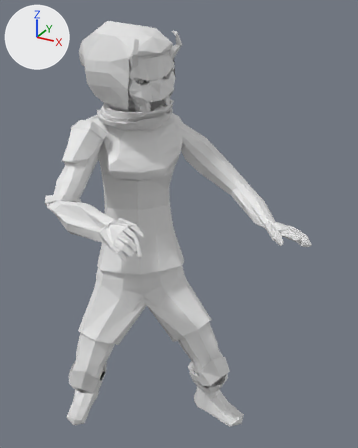
Two versions of the OBJ model OpenGL_Framework/OpenGL_Framework/Assets/Models/NinjaAnimations/IdlePoses/Idle1.obj, one commit apart.
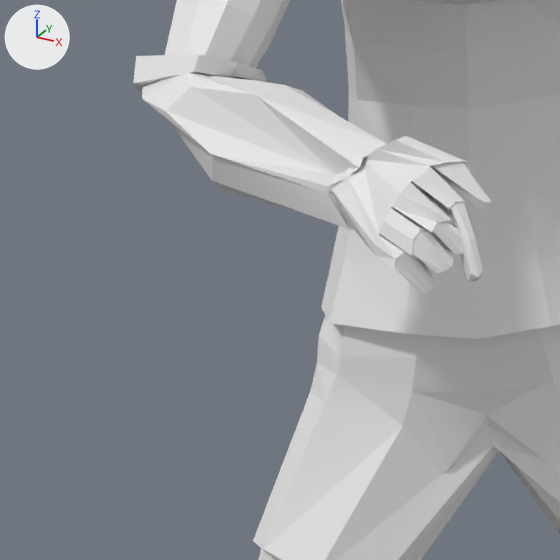
Each version is shown whole from a camera (50 mm lens) standing at (2.765, -3.914, 4.421) and looking at (0.683, -0.128, 2.529), then close up on the part from 2% to 46% of the width and 40% to 75% of the height. The lights are fixed; the arrows at upper left show +X, +Y and +Z. Where no turn or scale is listed for an object, it has been applied to the vertices.

Objects in the first close-up: 'Idle1'.
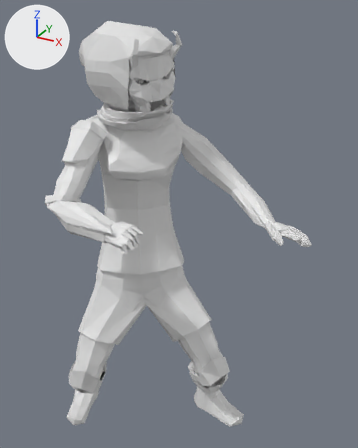
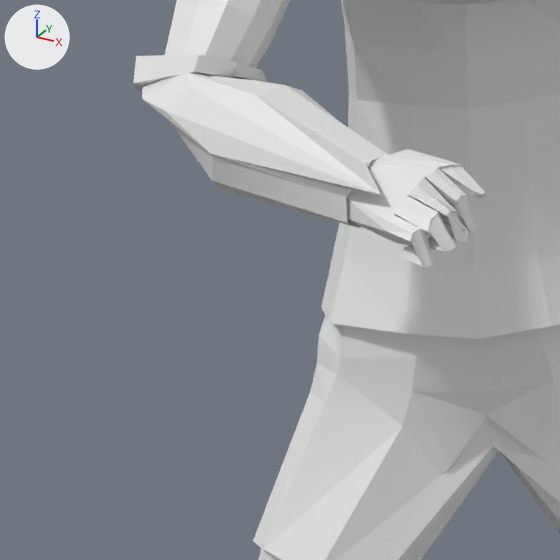
Boxes (x1, y1, x2, y2) around the edits, measured in the close-ups (560 x 560 px; the box of a moved part takes in the faces that stretch with it):
part 1 of me_idle1, moved or reshaped
    before: (166, 85, 495, 293)
    after: (166, 85, 487, 267)
part 2 of me_idle1, shading changed
    both: (133, 0, 560, 560)

The change in detail:
me_idle1 is used by ob_idle1; location (0.0, 0.0, 0.0).
me_idle1 had 2032 vertices, 4124 faces and spanned x -0.67..1.93, y -1.16..0.48, z 0.02..4.3.
me_idle1 now has 2032 vertices, 4124 faces and spans x -0.67..1.93, y -1.1..0.48, z 0.02..4.3.
me_idle1 part 1: 212 of 2032 vertices moved; they spanned x 0.42..0.87, y -1.16..-0.9, z 2.6..2.88 and now span x 0.49..0.78, y -1.1..-0.86, z 2.63..2.84; mean shift (-0.03, 0.05, 0.0); largest move (0.42, -0.98, 2.76) -> (0.62, -1.07, 2.79).
me_idle1 part 2: edges marked sharp go from 5245 to 5243.
